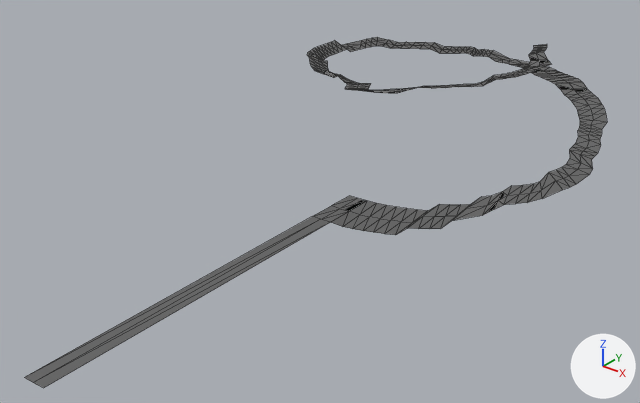
A saved change to the glTF model src/components/models/road.gltf.
Both versions are drawn from a 50 mm camera at (131.9, -163.2, 116.6) aimed at (1.4, -0.2, 15.5). Every picture has the same lights, and +X, +Y and +Z are marked at lower right. Mesh edges are drawn as thin lines. Vertices at the same position are counted once.

The first picture shows 'Road_Long'.
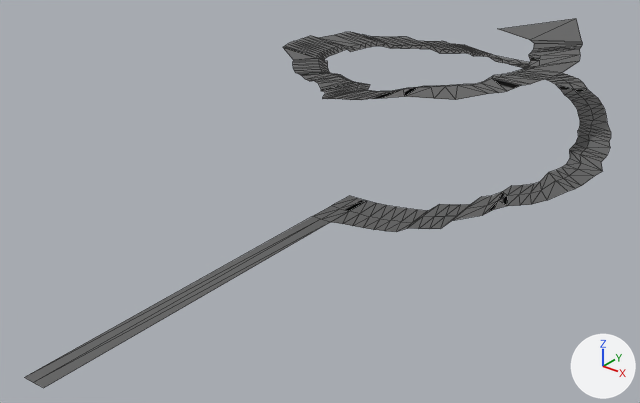
The change in detail:
me_cylinder_004 is used by ob_road_long; location (0.0, 50.0, 1.0).
Verts and faces of me_cylinder_004; kept vertices keep their numbers, new ones are numbered from 398.
Before the commit, vertices of me_cylinder_004: 49 (19.0, -46.0, 9.0) at pixel (384, 233), 50 (17.0, -47.0, 9.0) at pixel (373, 232), 51 (14.0, -48.0, 9.0) at pixel (363, 230), 52 (11.0, -49.0, 9.0) at pixel (352, 228), 53 (9.0, -50.0, 9.0) at pixel (342, 226).
Before the commit, vertices of me_cylinder_004: 58 (22.0, -45.0, 9.0) at pixel (395, 234).
me_cylinder_004 had 398 vertices, 524 faces and spanned x -43.0..53.0, y -140.0..57.0, z 9.0..45.0.
me_cylinder_004 now has 400 vertices, 526 faces and spans x -53.0..55.0, y -140.0..57.0, z 10.0..49.0.
Part 1, on me_cylinder_004:
14 vertices in x -42.0..-8.0, y 10.0..54.0, z 30.0..36.0 move by (-11.0, 0.0, 0.0).
11 vertices in x -41.0..-1.0, y 14.0..57.0, z 27.0..35.0 move by (-12.0, 0.0, 0.0).
9 vertices in x -43.0..-39.0, y -6.0..13.0, z 36.0..37.0 move by (-10.0, 0.0, 0.0).
9 vertices in x -8.0..8.0, y -34.0..-27.0, z 39.0..42.0 move by (0.0, -10.0, 0.0).
5 vertices in x 27.0..30.0, y 15.0..22.0, z 45.0 move by (7.0, 8.0, 0.0).
3 vertices in x -6.0..24.0, y -25.0..20.0, z 38.0..44.0 move by (0.0, 0.0, 1.0).
37 vertices move from x -36.0..34.0, y -35.0..22.0, z 36.0..45.0 to x -36.0..40.0, y -44.0..27.0, z 36.0..46.0.
2 vertices are added at (10.0, 23.0, 47.0), (27.0, 40.0, 49.0).
2 new faces join them.
Part 2, on me_cylinder_004:
Vertices 49 to 53, 58 move by (0.0, 0.0, 1.0).
Part 3, on me_cylinder_004:
6 vertices in x 43.0..51.0, y -23.0..19.0, z 16.0..23.0 move by (2.0, 0.0, 0.0).
6 vertices in x 46.0..52.0, y 4.0..24.0, z 19.0..23.0 move by (3.0, 0.0, 0.0).
5 vertices in x 41.0..53.0, y -25.0..1.0, z 16.0..19.0 move by (1.0, 0.0, 0.0).

Pixel boxes (x1, y1, x2, y2) of what changed, in the pictures (640 x 403 px; the box of a moved part takes in the faces that stretch with it):
'Road_Long', reshaped
    before: (24, 37, 607, 388)
    after: (24, 19, 611, 388)
part 1 of me_cylinder_004, built on
    before: (307, 37, 551, 93)
    after: (283, 19, 582, 100)
part 2 of me_cylinder_004, moved or reshaped
    before: (331, 211, 412, 235)
    after: (331, 211, 412, 232)
part 3 of me_cylinder_004, moved or reshaped
    before: (494, 122, 607, 209)
    after: (494, 122, 611, 209)
